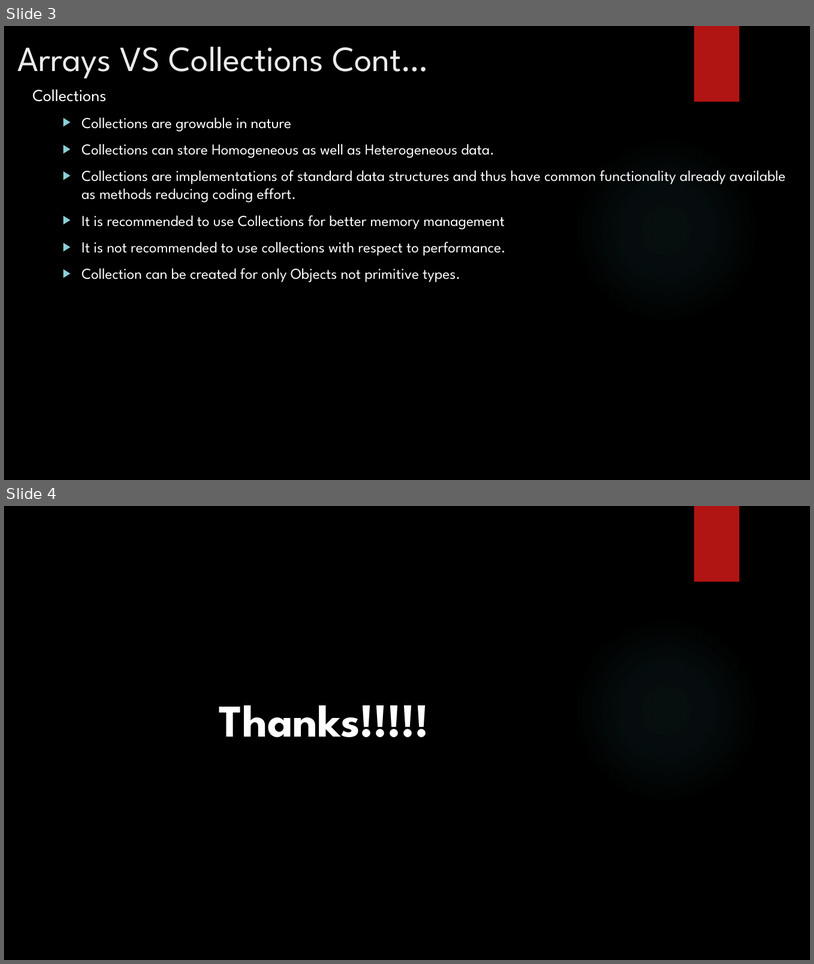
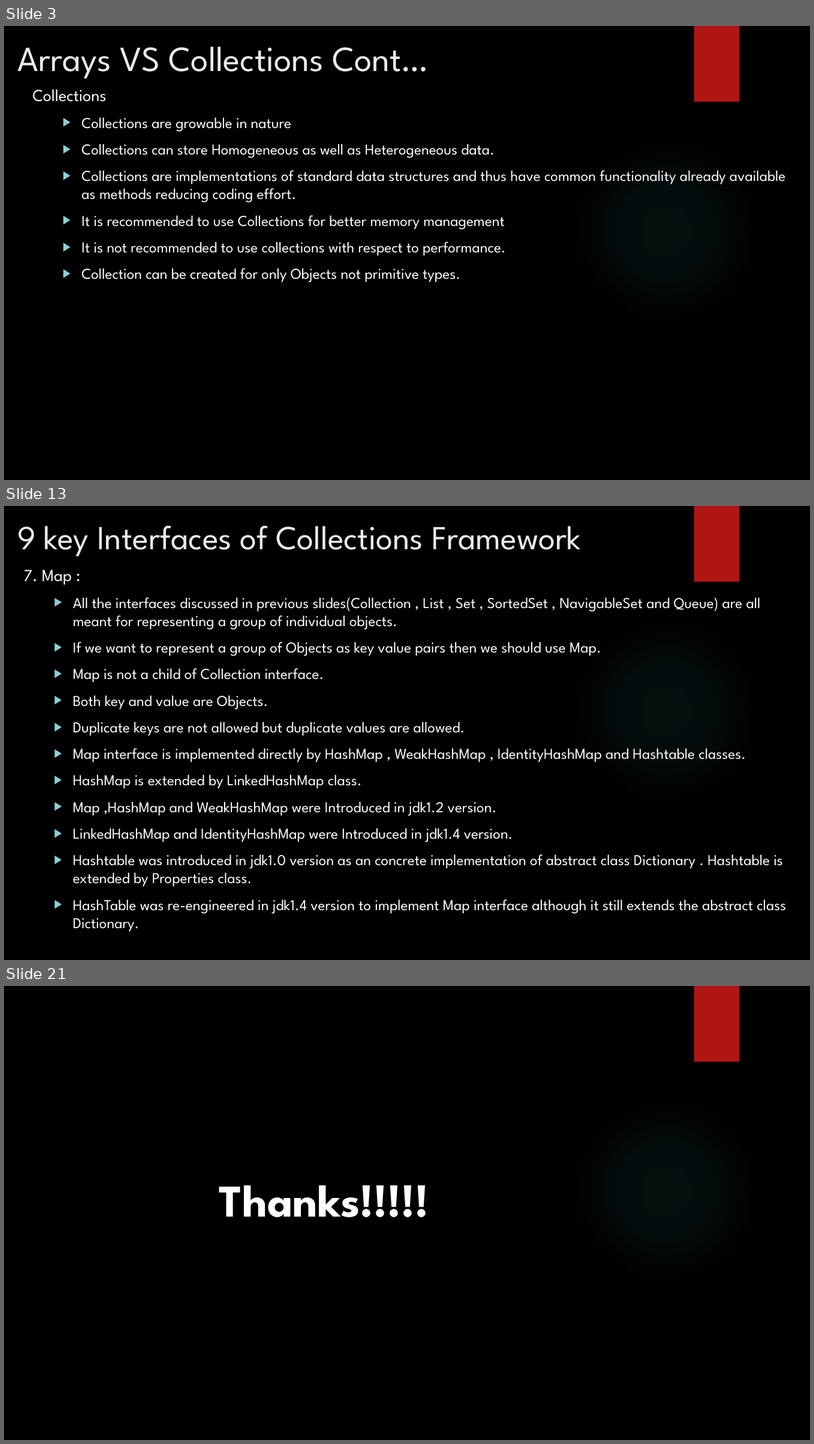
Before and after one commit to rudhrainfogain/java-collections, a slide deck: src/main/resources/JavaCollections.pptx. Shown one above the other, each under a label of ours: slides 3 and 4 before the commit, slides 3, 13 and 21 after it; the slides between them are not shown. The pictures are 814x964 and 814x1444 pixels, drawn with LibreOffice and Linux fonts; fonts in the diff are those of the drawing; background and template pictures are left out. Boxes give left, top, right and bottom in pixels: in the first picture for what was removed or moved away, otherwise in the second. Text is boxed around its words. In the diff, an @@ line names an element or a change of style, - is before the commit and + after.

Commit message:
Detailed overview ofCollections framework

```diff
--- a/src/main/resources/JavaCollections.pptx
+++ b/src/main/resources/JavaCollections.pptx
@@ slide 13 added at (4, 506, 810, 960), background picture (left out); not listed: 2 template elements that a slide beside it also shows @@
@@ title added at (17, 525, 581, 556), 40 pt, text #EBEBEB @@
+9 key Interfaces of Collections Framework
@@ text added at (24, 570, 786, 931), 18 pt, text #FFFFFF @@
+7. Map :
+  ▶ All the interfaces discussed in previous slides(Collection , List , Set , SortedSet , NavigableSet and Queue) are all meant for representing a group of individual objects.
+  ▶ If we want to represent a group of Objects as key value pairs then we should use Map.
+  ▶ Map is not a child of Collection interface.
+  ▶ Both key and value are Objects.
+  ▶ Duplicate keys are not allowed but duplicate values are allowed.
+  ▶ Map interface is implemented directly by HashMap , WeakHashMap , IdentityHashMap and Hashtable classes.
+  ▶ HashMap is extended by LinkedHashMap class.
+  ▶ Map ,HashMap and WeakHashMap were Introduced in jdk1.2 version.
+  ▶ LinkedHashMap and IdentityHashMap were Introduced in jdk1.4 version.
+  ▶ Hashtable was introduced in jdk1.0 version as an concrete implementation of abstract class Dictionary . Hashtable is extended by Properties class.
+  ▶ HashTable was re-engineered in jdk1.4 version to implement Map interface although it still extends the abstract class Dictionary.
@@ what was slide 4 is now slide 21 @@
```
Also in this commit, not shown: 16 other slides added.
